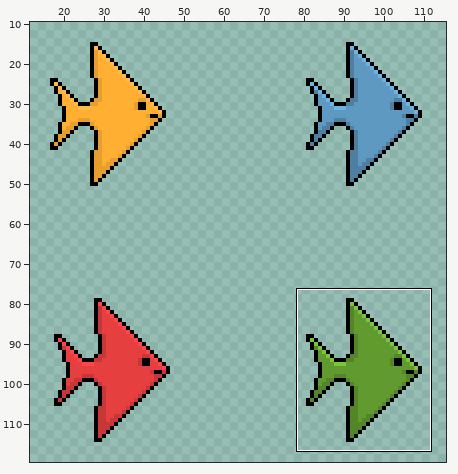
A pixel-art file gets an edit: Assets/Minigames/DDR/Arrows.aseprite. The first picture is a wide view before the edit; the outline marks the close-up.
Close-up. The starting point:
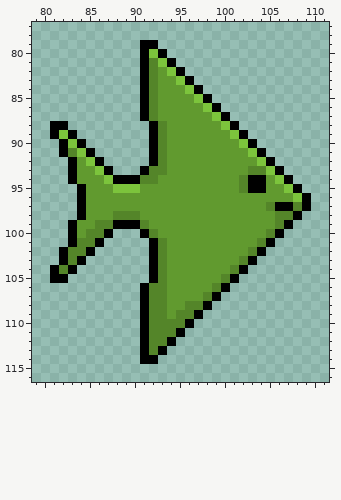
130x134 pixels, 1 frame. Colours within 5 levels of each other are drawn and written as one. Shown: x 79..111, y 77..116. The wide view leaves out empty margins. The commit also changed other parts of the picture, which this record leaves out.
The same view after the edit:
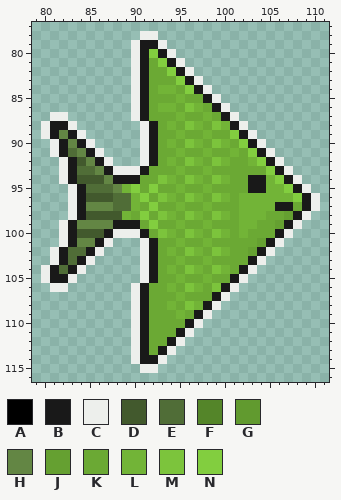
Palette (. is transparent): A #000000  B #191919  C #edefec  D #42592d  E #506d37  F #548529  G #619a2f  H #638644  J #65a031  K #6ba934  L #72b437  M #7cc43c  N #82ce3f
Changes in this commit:
--- layer "Grün"
@@ x 79..111 @@
  77 .................................
- 78 .................................
- 79 ............AA...................
- 80 ............AMA..................
- 81 ............AFMA.................
- 82 ............AFGMA................
- 83 ............AFGGMA...............
- 84 ............AFGGGMA..............
- 85 ............AFGGGGMA.............
- 86 ............AFGGGGGMA............
- 87 ............AFGGGGGGMA...........
- 88 ..AA.........AFGGGGGGMA..........
- 89 ..AMA........AFGGGGGGGMA.........
- 90 ...AMA.......AFGGGGGGGGMA........
- 91 ...AFMA......AFGGGGGGGGGMA.......
- 92 ....AGMA.....AFGGGGGGGGGGMA......
- 93 ....AGGMA...AFFGGGGGGGGGFFMA.....
- 94 ....AGGGMAAAFFGGGGGGGGGFAAGMA....
- 95 .....AGGGMMMGGGGGGGGGGGFAAGGMA...
- 96 .....AGGGGGGGGGGGGGGGGGGGGGGGMA..
- 97 .....AGGGGGGGGGGGGGGGGGGGGFAAFA..
- 98 .....AGGGFFFGGGGGGGGGGGGGGGFFA...
- 99 ....AGGFFAAAFGGGGGGGGGGGGGGFA....
-100 ....AGFFA...AFGGGGGGGGGGGGFA.....
-101 ....AFFA.....AFGGGGGGGGGGFA......
-102 ...AFFA......AFGGGGGGGGGFA.......
-103 ...AFA.......AFGGGGGGGGFA........
-104 ..AFA........AFGGGGGGGFA.........
-105 ..AA.........AFGGGGGGFA..........
-106 ............AFFGGGGGFA...........
-107 ............AFFGGGGFA............
-108 ............AFFGGFFA.............
-109 ............AFFGFFA..............
-110 ............AFFFFA...............
-111 ............AFFFA................
-112 ............AFFA.................
-113 ............AFA..................
-114 ............AA...................
-115 .................................
+ 78 ............CC...................
+ 79 ...........CBBC..................
+ 80 ...........CBNBC.................
+ 81 ...........CBKNBC................
+ 82 ...........CBKKNBC...............
+ 83 ...........CBKKKNBC..............
+ 84 ...........CBKLLKNBC.............
+ 85 ...........CBKKKLKKBC............
+ 86 ...........CBKLLKMLKBC...........
+ 87 ..CC.......CBKKKLKKLKBC..........
+ 88 .CBBC.......CBKLKMLKMLBC.........
+ 89 .CBHBC......CBKKLKKLKKNBC........
+ 90 ..CBHBC.....CBKLKMLKMLKNBC.......
+ 91 ..CBEHBC....CBKKLKKLKKLKNBC......
+ 92 ...CBDHBC...CBKLKMLKMLKKLNBC.....
+ 93 ...CBEEHBCCCBKKKLKKLKKKKKKNBC....
+ 94 ...CBDDDHBBBKKMLKMLKMLKKBBLNBC...
+ 95 ....CBEEEHLNKNKKLKKLKKKKBBLLNBC..
+ 96 ....CBDDDEELNKMLKMLKMLKLLLLLLNBC.
+ 97 ....CBHHHEELKNKKLKKLKKKLLLLBBKBC.
+ 98 ....CBDDDDLKNKMLKMLKMLKLLLKKJBC..
+ 99 ...CBHHHHBBBKNKKLKKLKKKLLKKJBC...
+100 ...CBDDDBCCCBKMLKMLKMLKLKKKBC....
+101 ...CBHHBC...CBKKLKKLKKKKKJBC.....
+102 ..CBEEBC....CBKLKMLKMLKKJBC......
+103 ..CBEBC.....CBKKLKKLKKKKBC.......
+104 .CBEBC......CBKLKMLKMLKBC........
+105 .CBBC.......CBKKLKKLKKBC.........
+106 ..CC.......CBKKLKMLKMBC..........
+107 ...........CBKKKLKKKBC...........
+108 ...........CBKKLKMLBC............
+109 ...........CBKKKLKBC.............
+110 ...........CBKKKKBC..............
+111 ...........CBKKKBC...............
+112 ...........CBKKBC................
+113 ...........CBKBC.................
+114 ...........CBBC..................
+115 ............CC...................
 116 .................................
